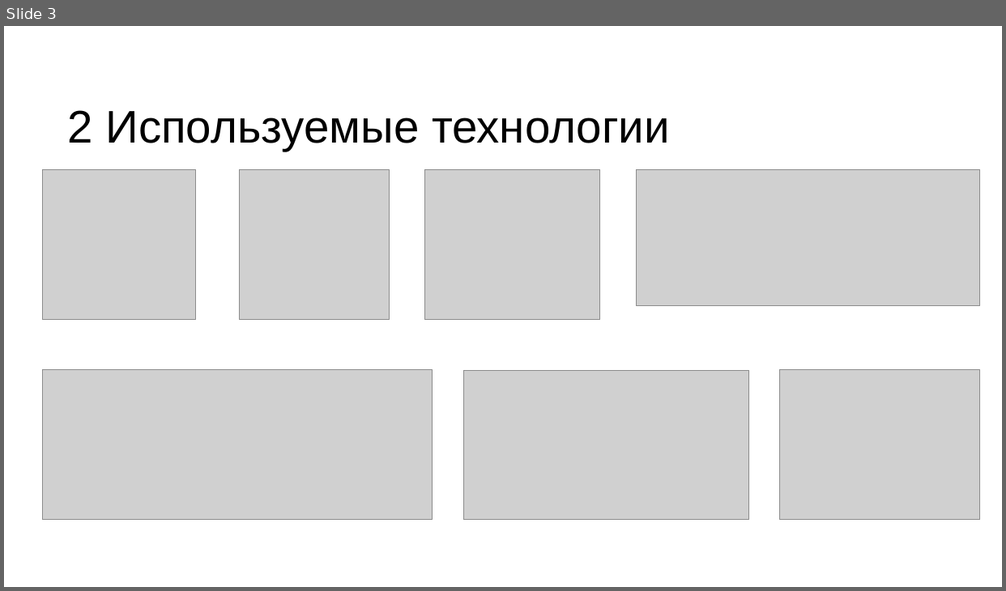
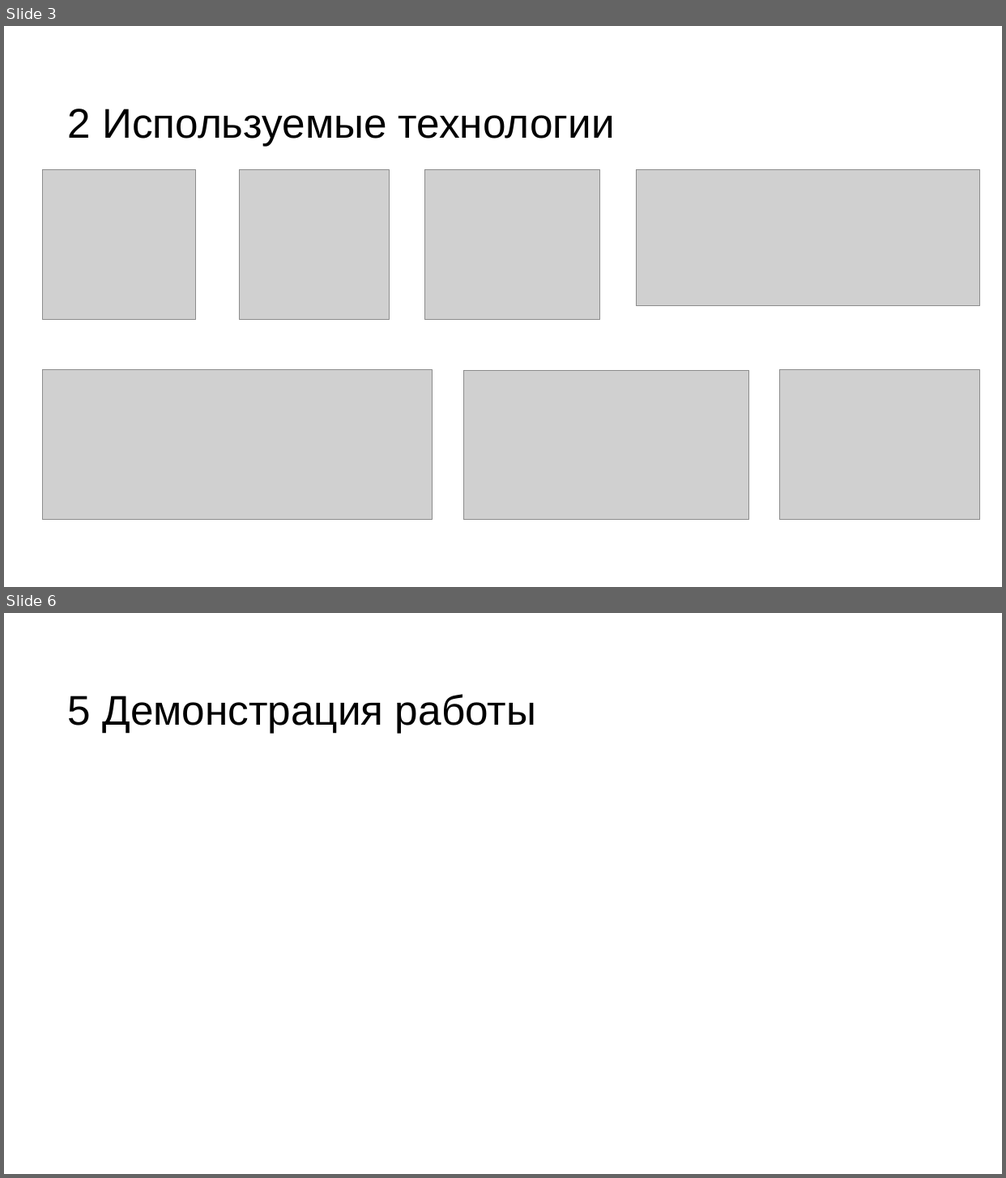
Before and after one commit to AlnaSher/-, a slide deck: Презентация.pptx. Shown one above the other, each under a label of ours: slide 3 before the commit, slides 3 and 6 after it; the slides between them are not shown. The pictures are 1006x591 and 1006x1178 pixels, drawn with LibreOffice and Linux fonts; fonts in the diff are those of the drawing; grey boxes stand for pictures. Boxes give left, top, right and bottom in pixels: in the first picture for what was removed or moved away, otherwise in the second. Text is boxed around its words. In the diff, an @@ line names an element or a change of style, - is before the commit and + after.

```diff
--- a/Презентация.pptx
+++ b/Презентация.pptx
@@ slide 6 added at (4,613,1002,1174), background #FFFFFF @@
@@ text added at (68,694,536,733), 40 pt, text #000000 @@
+5 Демонстрация работы
@@ slide 3 changed as well @@
@@ text "2 Используемые технологии" at (68,109,615,146): size 44 to 40 pt @@
```
Also in this commit, not shown: 2 other slides changed, 3 other slides added.
